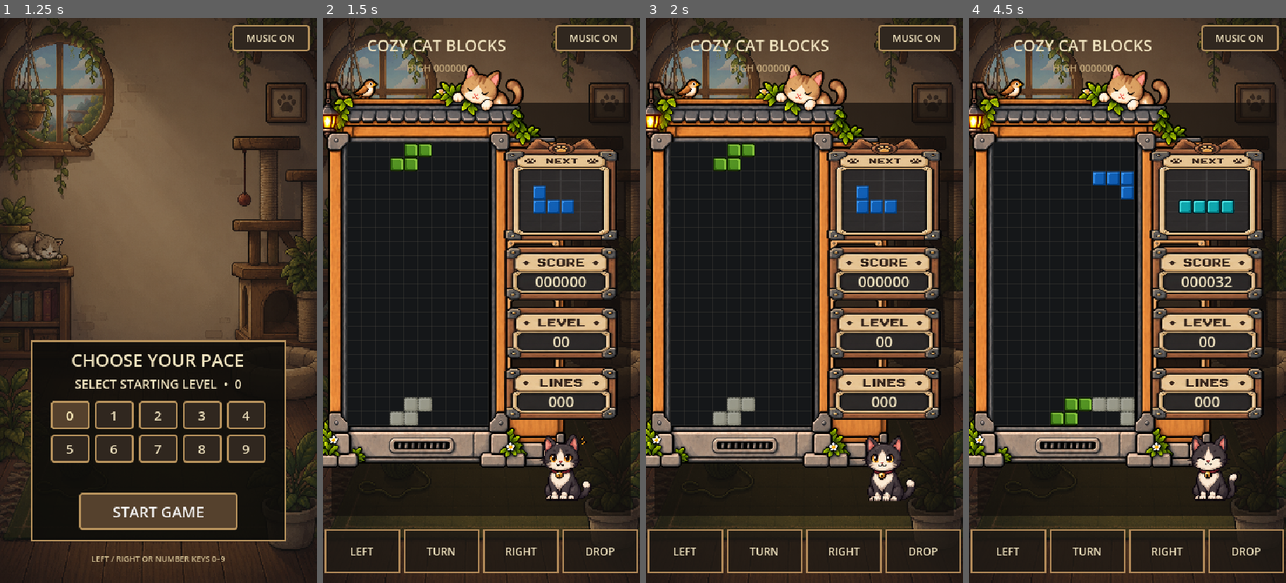
Above: before the commit, frames 1-4 (left to right).
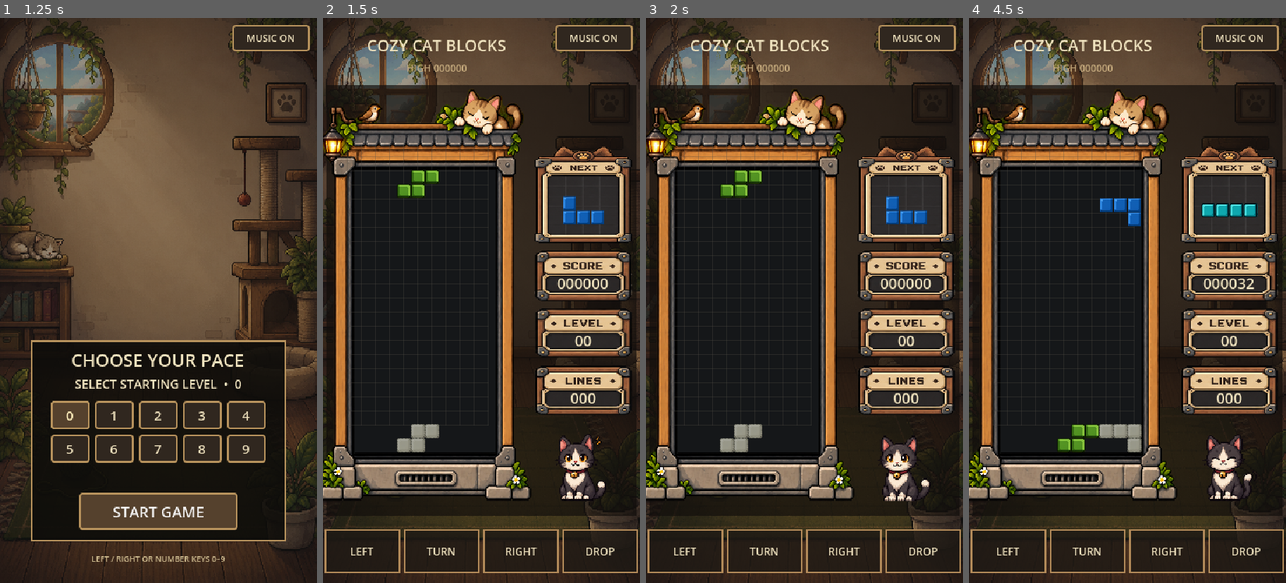
Above: after the commit, the same moments.

Repository: klehvasl/nyanris
Game: Godot game, scene res://main.tscn
The game is run twice, just before and just after one commit, with the same random seed, the same clock (stepped at 60 frames per second) and the same inputs.
Inputs (mouse positions are in pixels of both pictures, inside the frame that each line leads up to):
- Up to frame 1 (1.25 s): click "PRESS START" at 0.5 s
- Up to frame 2 (1.5 s): click "START GAME" at 1.25 s
- Up to frame 3 (2 s): no input
- Up to frame 4 (4.5 s): click "MUSIC ON" at 2 s; click "MUSIC OFF" at 2.75 s; tap Enter at 3.5 s; move the mouse to (1197, 272) at 3.52 s; hold D (move_right) 3.53-4.25 s; hold Space (hard_drop) 3.53-4.25 s; click (1197, 272) at 3.67 s; drag from (1064, 328) to (1111, 413) at 4.27 s

Frame 1 is identical in both runs. In frame 2, 38% of the frame differs, in the area x 0-99%, y 8-89%; in frame 3, 38%; in frame 4, 39%.

Commit message:
feat: maximize frame v2 gameplay layout

Diff:
--- a/scripts/game_config.gd
+++ b/scripts/game_config.gd
@@ -4,7 +4,7 @@
 const LOGICAL_SIZE := Vector2i(360, 640)
 const BOARD_SIZE := Vector2i(10, 20)
 const CELL_SIZE := 16
-const BOARD_ORIGIN := Vector2i(28, 142)
+const BOARD_ORIGIN := Vector2i(36, 172)
 const PIECE_KINDS := ["I", "J", "L", "O", "S", "T", "Z"]
 const LINE_CLEAR_SECONDS := 0.35
 const LOCK_DELAY_SECONDS := 0.35
--- a/scripts/main.gd
+++ b/scripts/main.gd
@@ -67,7 +67,7 @@
 	background = load("res://assets/backgrounds/cat_room.png")
 	title_background = load("res://assets/source/nyanris title.png")
 	level_select_background = load("res://assets/source/room_background.png")
-	board_frame = load("res://assets/source/frame.png")
+	board_frame = load("res://assets/source/framev2.png")
 	panel_textures = {
 		"SCORE": load("res://assets/blocks/score.png"),
 		"LEVEL": load("res://assets/blocks/level.png"),
@@ -636,11 +636,11 @@
 		return
 	if background:
 		draw_texture_rect(background, Rect2(Vector2.ZERO, Vector2(GameConfig.LOGICAL_SIZE)), false, Color(0.65,0.65,0.65,1))
-	draw_rect(Rect2(10, 96, 340, 468), Color(0.07,0.055,0.045,0.70))
+	draw_rect(Rect2(4, 76, 352, 488), Color(0.07,0.055,0.045,0.70))
 	if board_frame:
-		# Temporary first-pass fit: the source opening is mapped over the exact
-		# 160x320 logical board. It can be replaced without touching gameplay.
-		draw_texture_rect(board_frame, Rect2(-15, 46, 293, 476), false)
+		# Frame V2 is maximized vertically. Its source opening (approximately
+		# x166..776, y316..1420) maps directly over the exact 160x320 board.
+		draw_texture_rect(board_frame, Rect2(-8, 80, 249, 481), false)
 	draw_rect(Rect2(GameConfig.BOARD_ORIGIN, GameConfig.BOARD_SIZE * GameConfig.CELL_SIZE), Color("151719"))
 	for y in GameConfig.BOARD_SIZE.y + 1:
 		draw_line(Vector2(28,142 + y*16), Vector2(188,142 + y*16), Color(0.32,0.30,0.27,0.35))
@@ -660,18 +660,30 @@
 				draw_tile(cell, active.kind, 0.72, true)
 		for cell: Vector2i in active.cells():
 			if cell.y >= 0: draw_tile(cell, active.kind)
-	draw_panel(Rect2(205, 136, 132, 116), "NEXT", "")
-	draw_panel(Rect2(205, 258, 132, 62), "SCORE", "%06d" % score)
-	draw_panel(Rect2(205, 326, 132, 62), "LEVEL", "%02d" % level)
-	draw_panel(Rect2(205, 394, 132, 62), "LINES", "%03d" % lines)
+	var next_rect := Rect2(240, 145, 112, 110)
+	draw_panel(next_rect, "NEXT", "")
+	draw_panel(Rect2(240, 263, 112, 58), "SCORE", "%06d" % score)
+	draw_panel(Rect2(240, 328, 112, 58), "LEVEL", "%02d" % level)
+	draw_panel(Rect2(240, 393, 112, 58), "LINES", "%03d" % lines)
 	if next_kind != "":
 		var preview := Tetromino.new(next_kind)
-		for cell: Vector2i in preview.cells(Vector2i.ZERO, 0):
-			var p := Vector2(238 + cell.x*16, 190 + cell.y*16)
+		var preview_cells := preview.cells(Vector2i.ZERO, 0)
+		var min_cell := Vector2i(99, 99)
+		var max_cell := Vector2i(-99, -99)
+		for cell: Vector2i in preview_cells:
+			min_cell.x = mini(min_cell.x, cell.x)
+			min_cell.y = mini(min_cell.y, cell.y)
+			max_cell.x = maxi(max_cell.x, cell.x)
+			max_cell.y = maxi(max_cell.y, cell.y)
+		var piece_size := Vector2(max_cell - min_cell + Vector2i.ONE) * 16.0
+		var preview_center := Vector2(next_rect.position.x + next_rect.size.x * 0.5, next_rect.position.y + 73.0)
+		var preview_origin := preview_center - piece_size * 0.5 - Vector2(min_cell * 16)
+		for cell: Vector2i in preview_cells:
+			var p := preview_origin + Vector2(cell * 16)
 			draw_tile_at(p, next_kind)
 	var cat_texture: Texture2D = happy_textures[cat_frame] if cat_happy_timer > 0.0 else idle_textures[cat_frame]
 	if cat_texture:
-		draw_texture_rect(cat_texture, Rect2(235, 454, 84, 101), false)
+		draw_texture_rect(cat_texture, Rect2(252, 454, 84, 101), false)
 	draw_string(ThemeDB.fallback_font, Vector2(12, 38), "COZY CAT BLOCKS", HORIZONTAL_ALIGNMENT_CENTER, 235, 18, CREAM)
 	draw_string(ThemeDB.fallback_font, Vector2(12, 61), "HIGH %06d" % high_score, HORIZONTAL_ALIGNMENT_CENTER, 235, 11, Color("c8ad7f"))
 	if state in [State.PLAYING, State.PAUSED]:
Not shown, added: assets/source/framev2.png.import
